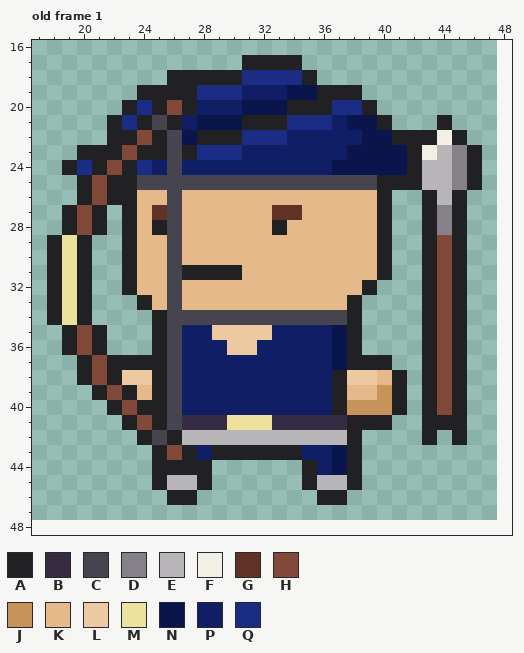
Pixel-art file -- Assets/Smooz/Arts/Heroes/Animation/Idle/Blue_Ranged_Idle.aseprite. This is how it looked before the edit.
32x32 pixels, 1 frame. Shown: old frame 1: x 17..48, y 16..48. The old version is drawn lined up with the new one, on the new canvas. The commit also changed other frames, which this record leaves out.
Visible layers, top first: "Arrow #2", "Hand_R", "Bow", "Body", "Hand_L".
Palette (. is transparent): A #212123  B #352b42  C #45444f  D #868188  E #b8b5b9  F #f2f0e5  G #613226  H #80493a  J #c6935b  K #e5b989  L #edc9a2  M #ede19e  N #09154b  P #0f1e65  Q #1a2c84
Pixels before, old frame 1, first column x 18:
17 .............AAAA............
18 ........AAAAAQQQQA...........
19 ......AAAAQQQPPPNNAAA........
20 .....AQAHAPPPNNNAAAQQA.......
21 ....AQACAPNNNAAAQQQPNNA...A..
22 ....AAHACNAAAQQQPPPPPNNAAAFA.
23 ..AAAHAACAQQQPPPPPPPNNNNAFEDA
24 .AQAHAQPCPPPPPPPPPPNNNNNAEEDA
25 ..AHAACCCCCCCCCCCCCCCCAAAEEDA
26 ..AHAAKKCKKKKKKKKKKKKKA..AEA.
27 .AHA.AKGCKKKKKKGGKKKKKA..ADA.
28 .AHA.AKACKKKKKKAKKKKKKA..ADA.
29 AMA..AKKCKKKKKKKKKKKKKA..AHA.
30 AMA..AKKCKKKKKKKKKKKKKA..AHA.
31 AMA..AKKCAAAAKKKKKKKKKA..AHA.
32 AMA..AKKCKKKKKKKKKKKKA...AHA.
33 AMA...AKCKKKKKKKKKKKA....AHA.
34 AMA....ACCCCCCCCCCCCA....AHA.
35 .AHA...ACPPLLLLPPPPNA....AHA.
36 .AHA...ACPPPLLPPPPPNA....AHA.
37 ..AHAAAACPPPPPPPPPPNAAA..AHA.
38 ..AHALLACPPPPPPPPPPALLKA.AHA.
39 ...AHAKACPPPPPPPPPPAKKJA.AHA.
40 ....AHAACPPPPPPPPPPAJJJA.AHA.
41 .....AHACBBBMMMBBBBBAAA..AAA.
42 ......ACAEEEEEEEEEEEA....A.A.
43 .......AHAPAAAAAAPPNA........
44 .......AAAA......APNA........
45 .......AEEA......AEEA........
46 ........AA........AA.........
Once edited:
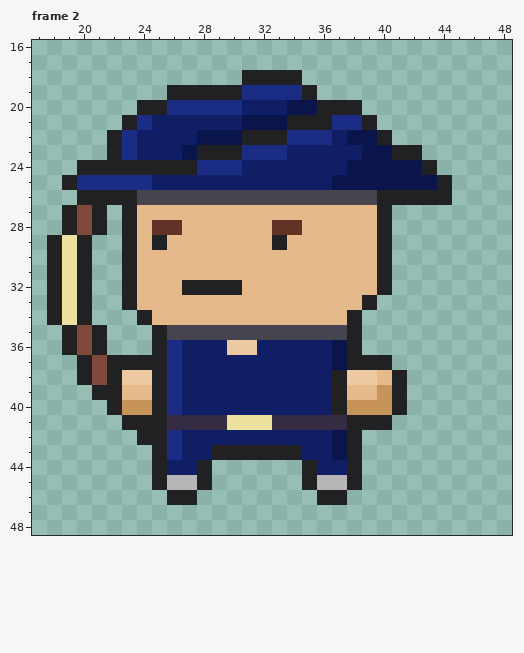
A new or re-ordered frame is compared with the old frame closest to it.
Diff:
canvas 32x32 -> 64x64, the old top-left corner now at 16,16
frames 1 -> 5
Frame 2 is new; against old frame 1:
y 17: x 31..34 AAAA -> ....
y 18: x 26..35 AAAAAQQQQA -> .....AAAA.
y 19: x 24..25 AA -> ..; x 28..38 QQQPPPNNAAA -> AAAQQQQA...
y 20: x 23..24 AQ -> .A; x 26..35 HAPPPNNNAA -> QQQQQPPPNN; x 37..39 QQA -> AA.
y 21: x 22..26 AQACA -> .AQPP; x 28..40 NNNAAAQQQPNNA -> PPPNNNAAAQQA.; x 44 A -> .
y 22: x 23..36 AHACNAAAQQQPPP -> QPPPPNNNAAAQQQ; x 38 P -> N; x 40..45 NAAAFA -> A.....
y 23: x 20..21 AA -> ..; x 23..33 HAACAQQQPPP -> QPPPNAAAQQQ; x 38 N -> P; x 41 N -> A; x 43..46 FEDA -> ....
y 24: x 19..20 AQ -> .A; x 22 H -> A; x 24..30 QPCPPPP -> AAAAQQQ; x 37 N -> P; x 42..46 AEEDA -> NA...
y 25: x 19..46 .AHAACCCCCCCCCCCCCCCCAAAEEDA -> AQQQQQPPPPPPPPPPPPNNNNNNNA..
y 26: x 21 H -> A; x 24..25 KK -> CC; x 27..39 KKKKKKKKKKKKK -> CCCCCCCCCCCCC; x 41..42 .. -> AA; x 44..45 EA -> A.
y 27: x 25..26 GC -> KK; x 33..34 GG -> KK; x 43..45 ADA -> ...
y 28: x 25..26 AC -> GG; x 33..34 AK -> GG; x 43..45 ADA -> ...
y 29: x 25..26 KC -> AK; x 33 K -> A; x 43..45 AHA -> ...
y 30: x 26 C -> K; x 43..45 AHA -> ...
y 31: x 26..30 CAAAA -> KKKKK; x 43..45 AHA -> ...
y 32: x 26..30 CKKKK -> KAAAA; x 39..40 A. -> KA; x 43..45 AHA -> ...
y 33: x 23..24 .A -> AK; x 26 C -> K; x 38..39 A. -> KA; x 43..45 AHA -> ...
y 34: x 24..37 .ACCCCCCCCCCCC -> AKKKKKKKKKKKKK; x 43..45 AHA -> ...
y 35: x 27..37 PPLLLLPPPPN -> CCCCCCCCCCC; x 43..45 AHA -> ...
y 36..38: x 26 C -> Q; x 43..45 AHA -> ...
y 39: x 22..23 HA -> AK; x 26 C -> Q; x 43..45 AHA -> ...
y 40: x 23..24 HA -> JJ; x 26 C -> Q; x 43..45 AHA -> ...
y 41: x 24 H -> A; x 26 C -> B; x 43..45 AAA -> ...
y 42: x 25..37 CAEEEEEEEEEEE -> AQPPPPPPPPPPN; x 43 A -> .; x 45 A -> .
y 43: x 26..27 HA -> QP
y 44: x 26..27 AA -> PP; x 37 N -> P
Where, in picture pixels (left, top, right, bottom), the same in both pictures:
changed: (62, 55, 482, 475)
